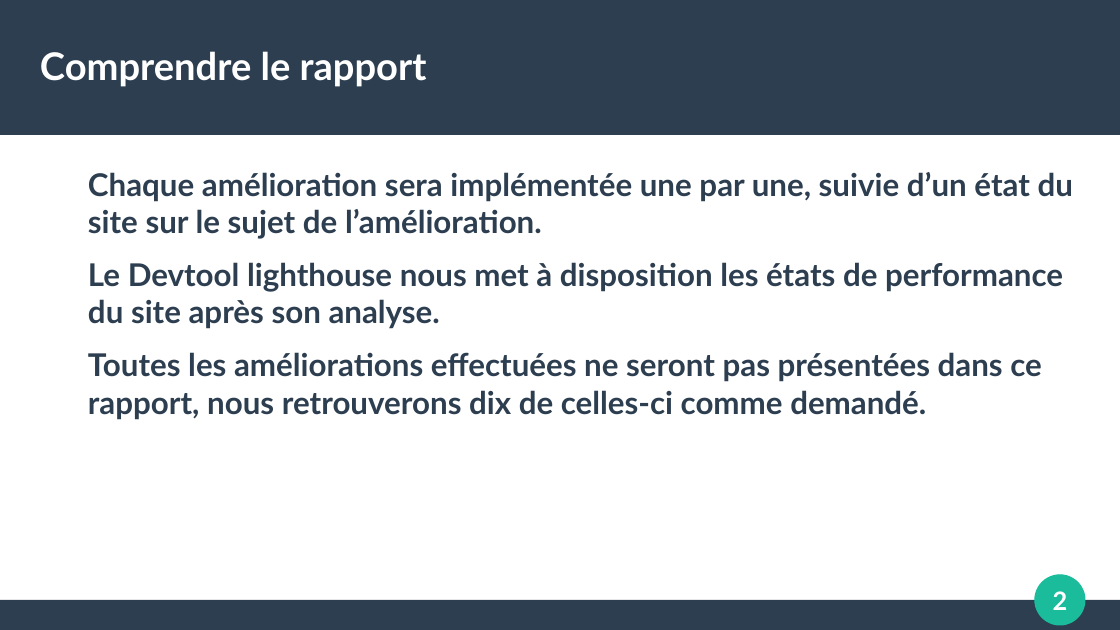
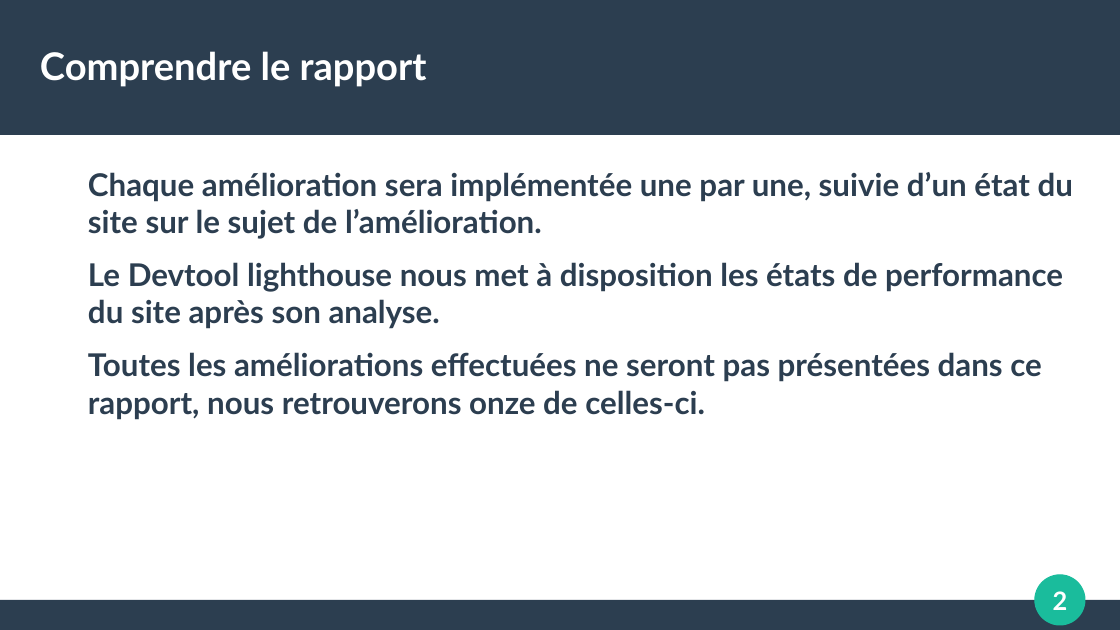
Before and after one commit to Ludo-H/SEO, a slide deck: slide 2 of Rapport_SEO.odp. Drawn at 1120x630 pixels with LibreOffice and Linux fonts; fonts in the diff are those of the drawing. Boxes give left, top, right and bottom in pixels: in the first picture for what was removed or moved away, otherwise in the second. Text is boxed around its words. In the diff, an @@ line names an element or a change of style, - is before the commit and + after.

```diff
--- a/Rapport_SEO.odp
+++ b/Rapport_SEO.odp
@@ text at <box>88,352,1042,420</box>: text changed @@
-Toutes les améliorations effectuées ne seront pas présentées dans ce rapport, nous retrouverons dix de celles-ci comme demandé.
+Toutes les améliorations effectuées ne seront pas présentées dans ce rapport, nous retrouverons onze de celles-ci.
```
Also in this commit, not shown: 3 other slides changed, 1 other file.
